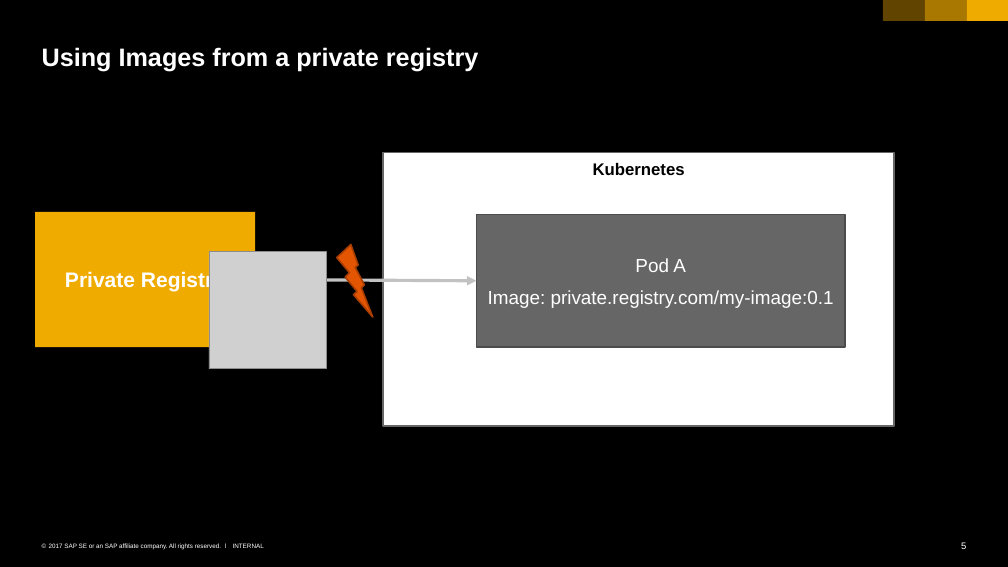
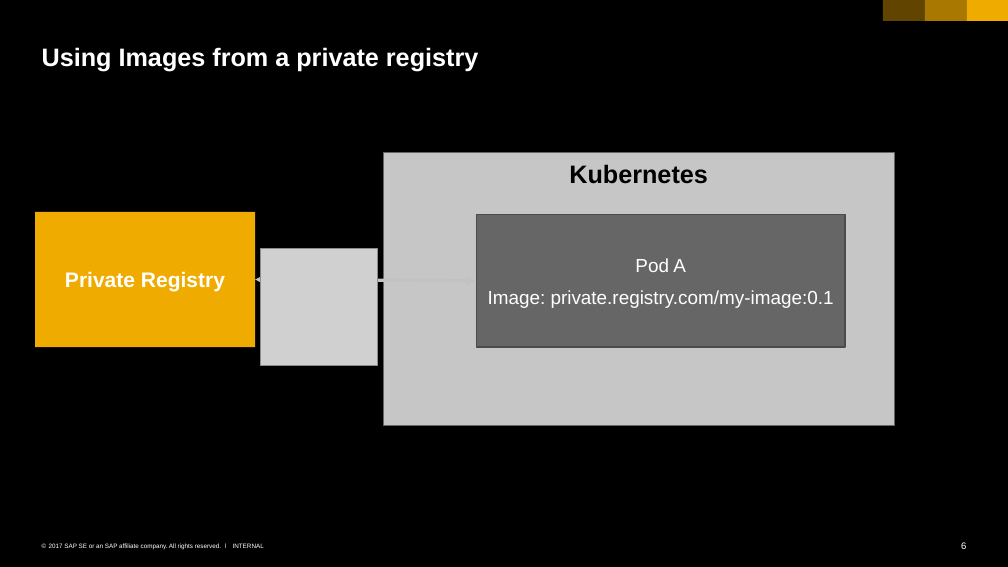
Before and after one commit to cuijiyao01/docker-k8s-training, a slide deck: slide 6 of kubernetes/08_administration.pptx (slide 5 before the commit). Drawn at 1008x567 pixels with LibreOffice and Linux fonts; fonts in the diff are those of the drawing; grey boxes stand for pictures. Boxes give left, top, right and bottom in pixels: in the first picture for what was removed or moved away, otherwise in the second. Text is boxed around its words. In the diff, an @@ line names an element or a change of style, - is before the commit and + after.

Commit message:
more details about image pull concepts

```diff
--- a/kubernetes/08_administration.pptx
+++ b/kubernetes/08_administration.pptx
@@ rectangle "Kubernetes" at box(383, 153, 894, 425): size 16 to 24 pt; more space between paragraphs; fill #FFFFFF to #C6C6C6; outline #666666 1.5 pt to #666666 0.79 pt; shadow on @@
@@ picture: place and size @@
-picture at box(209, 252, 326, 369)
+picture at box(261, 249, 378, 366)
@@ lightning bolt removed at box(337, 244, 373, 317) @@
```
Also in this commit, not shown: 2 other slides changed, 1 slide added.
